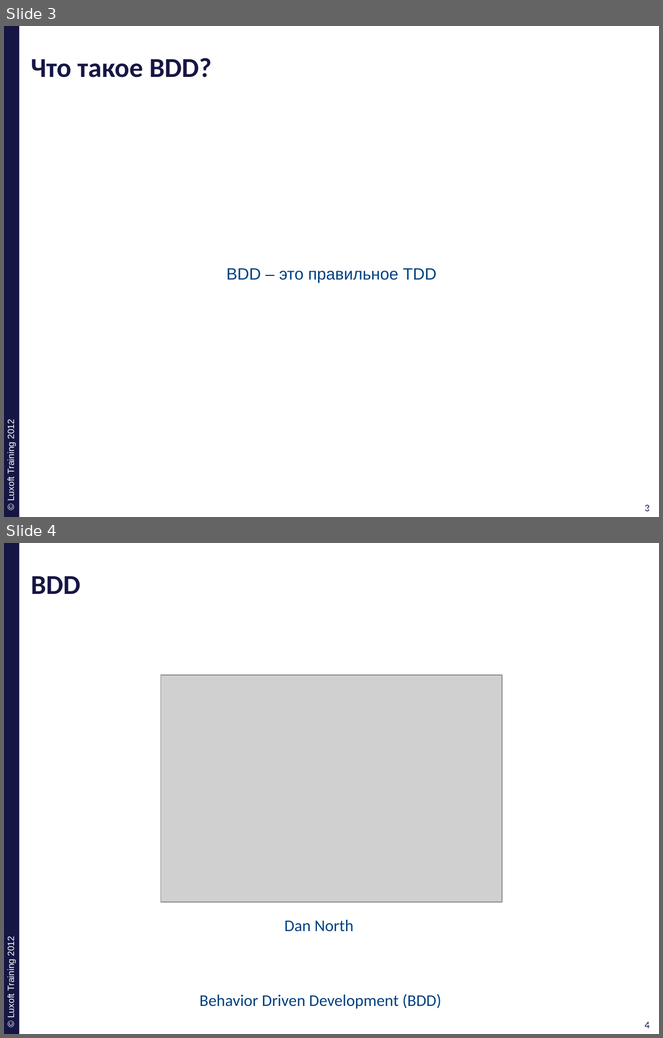
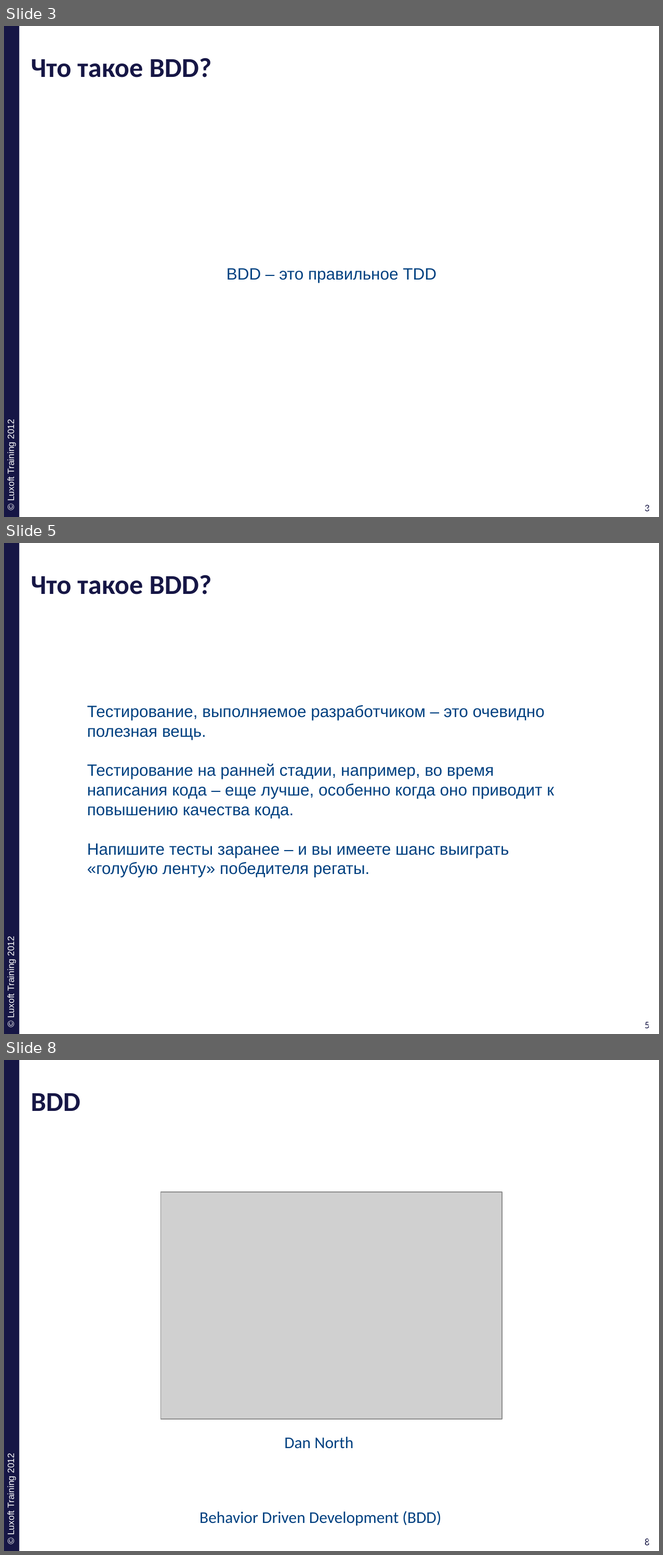
Before and after one commit to ivan-dyachenko/Trainings, a slide deck: Test Driven Development/materials/pptx/7. TDD-BDD.pptx. Shown one above the other, each under a label of ours: slides 3 and 4 before the commit, slides 3, 5 and 8 after it; the slides between them are not shown. The pictures are 663x1038 and 663x1555 pixels, drawn with LibreOffice and Linux fonts; fonts in the diff are those of the drawing; grey boxes stand for pictures; background and template pictures are left out. Boxes give left, top, right and bottom in pixels: in the first picture for what was removed or moved away, otherwise in the second. Text is boxed around its words. In the diff, an @@ line names an element or a change of style, - is before the commit and + after.

```diff
--- a/Test Driven Development/materials/pptx/7. TDD-BDD.pptx
+++ b/Test Driven Development/materials/pptx/7. TDD-BDD.pptx
@@ slide 5 added at (x1=4, y1=543, x2=659, y2=1034), background #FFFFFF; not listed: 4 template elements that a slide beside it also shows @@
@@ title added at (x1=31, y1=575, x2=212, y2=594), 30 pt, text #161645, bold @@
+Что такое BDD?
@@ text added at (x1=87, y1=705, x2=554, y2=877), 18 pt, text #004080 @@
+Тестирование, выполняемое разработчиком – это очевидно полезная вещь.
+Тестирование на ранней стадии, например, во время написания кода – еще лучше, особенно когда оно приводит к повышению качества кода.
+Напишите тесты заранее – и вы имеете шанс выиграть «голубую ленту» победителя регаты.
@@ what was slide 4 is now slide 8 @@
@@ page number at (x1=645, y1=1539, x2=650, y2=1546): text changed @@
-4
+8
@@ page number at (x1=648, y1=1539, x2=653, y2=1546): text changed @@
-4
+8
```
Also in this commit, not shown: 4 other slides added, 5 other files.
